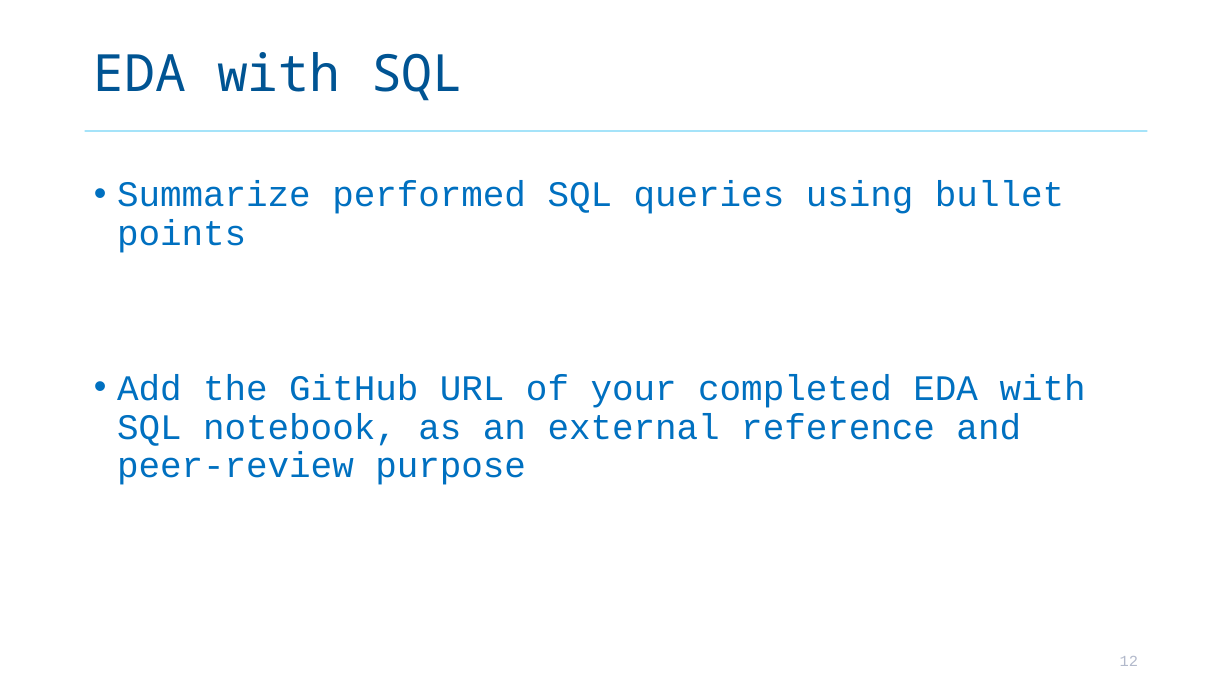
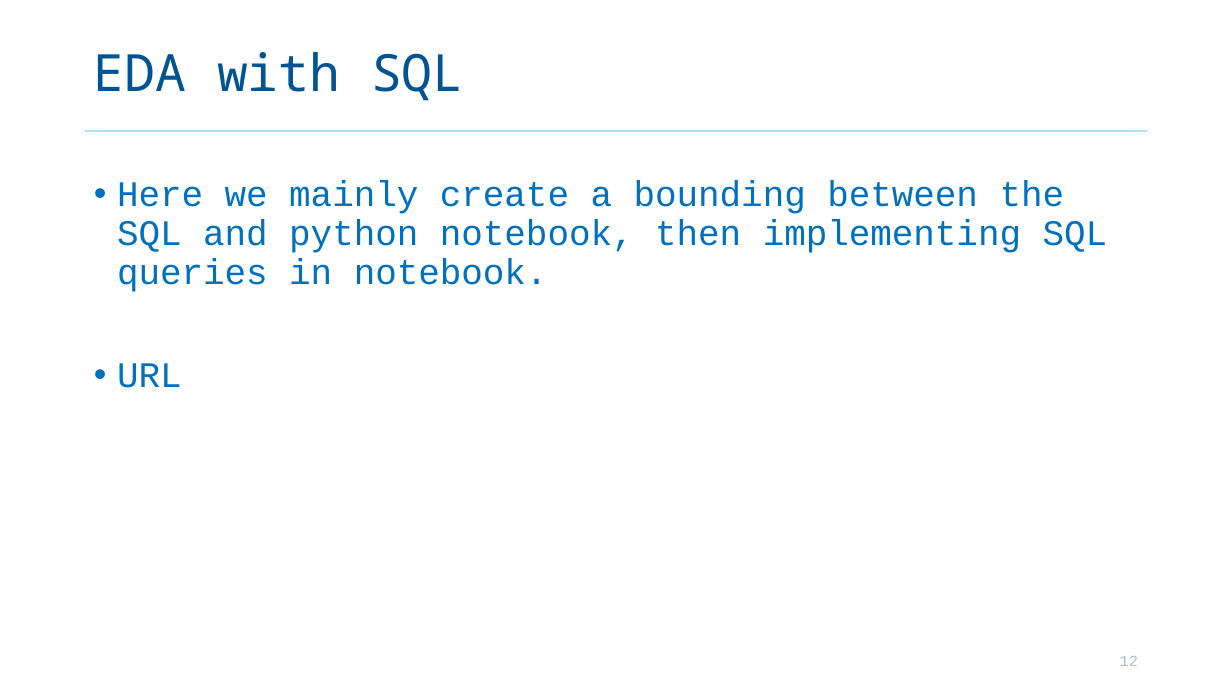
Before and after one commit to RiemannLee19/Coursera, a slide deck: slide 12 of 10_Applied_DS/Presentation_RL.odp. Drawn at 1232x693 pixels with LibreOffice and Linux fonts; fonts in the diff are those of the drawing. Boxes give left, top, right and bottom in pixels: in the first picture for what was removed or moved away, otherwise in the second. Text is boxed around its words. In the diff, an @@ line names an element or a change of style, - is before the commit and + after.

```diff
--- a/10_Applied_DS/Presentation_RL.odp
+++ b/10_Applied_DS/Presentation_RL.odp
@@ text at [117,181,1108,388]: text changed @@
-• Summarize performed SQL queries using bullet points
-• Add the GitHub URL of your completed EDA with SQL notebook, as an external reference and peer-review purpose
+• Here we mainly create a bounding between the SQL and python notebook, then implementing SQL queries in notebook.
+• URL
```
Also in this commit, not shown: 9 other slides changed, 11 slides added, 12 slides removed, 11 other files.
